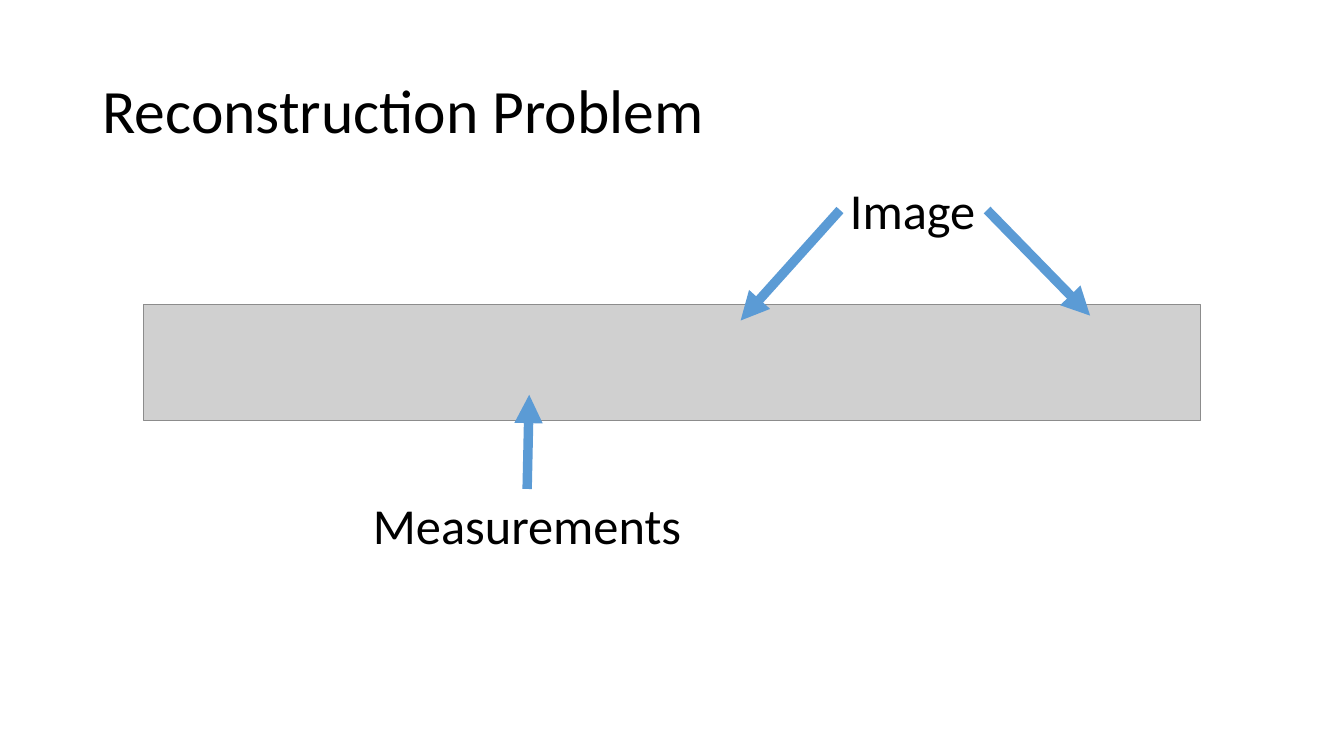
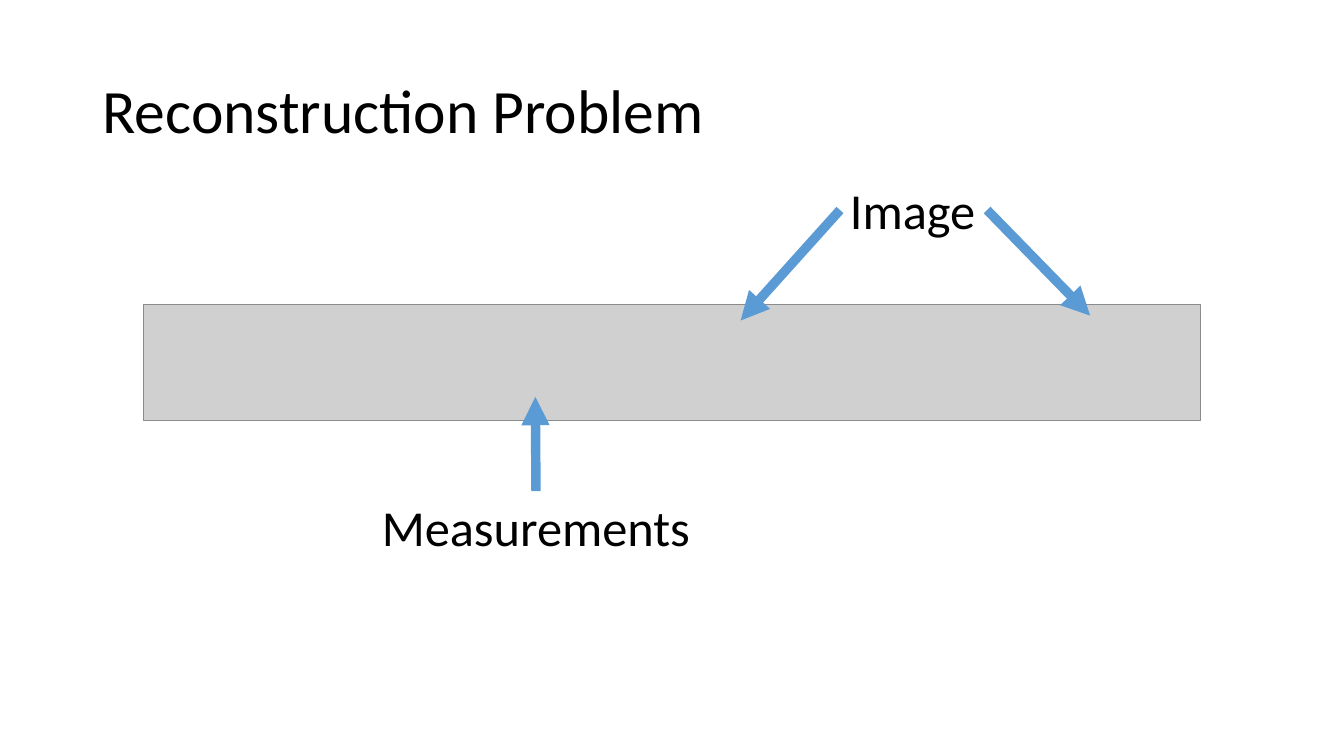
Before and after one commit to lord-blueberry/p8-doc, a slide deck: slide 3 of pp8.pptx (slide 6 before the commit). Drawn at 1344x756 pixels with LibreOffice and Linux fonts; fonts in the diff are those of the drawing; grey boxes stand for pictures. Boxes give left, top, right and bottom in pixels: in the first picture for what was removed or moved away, otherwise in the second. Text is boxed around its words. In the diff, an @@ line names an element or a change of style, - is before the commit and + after.

```diff
--- a/pp8.pptx
+++ b/pp8.pptx
@@ arrow moved from (527, 489) - (529, 395) to (536, 491) - (535, 397) @@
@@ text "Measurements": place and size @@
-text "Measurements" at (373, 511, 681, 545)
+text "Measurements" at (382, 513, 690, 547)
```
Also in this commit, not shown: 13 other slides changed, 10 slides added, 14 slides removed.
